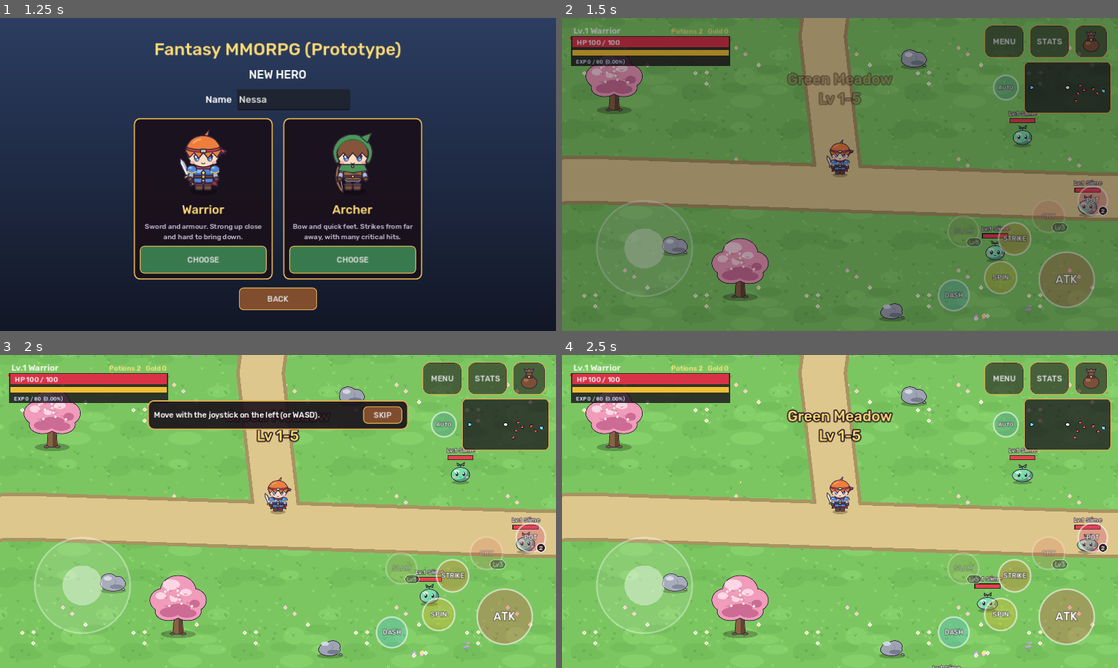
Above: before the commit, frames 1-4 (two rows, left to right).
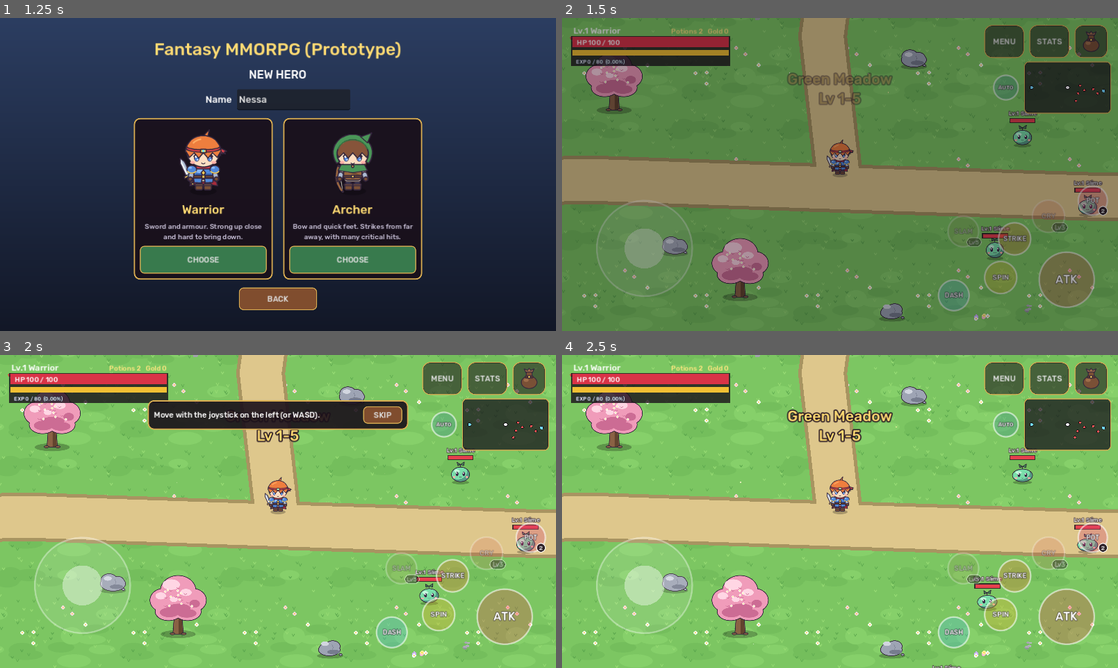
Above: after the commit, the same moments.

Repository: lepri17/fantasy-mmorpg
Game: Godot game, scene res://scenes/ui/character_select.tscn
Two runs of this game, one before a commit and one after it. Both use one fixed random seed, a clock stepped at 60 frames per second and the inputs below. Sound files missing from this copy of the repository are replaced by a short silence.
Inputs:
- Up to frame 1 (1.25 s): click "NEW HERO" at 0.5 s
- Up to frame 2 (1.5 s): click "CHOOSE" at 1.25 s
- Up to frame 3 (2 s): no input
- Up to frame 4 (2.5 s): click "SKIP" at 2 s

Frame 1 is identical in both runs. In frame 2, 0.2% of the frame differs, in the area x 76-96%, y 34-78%; in frame 3, 0.2%; in frame 4, 0.2%, in the area x 74-97%, y 34-83%.

Commit message:
Livelier monsters: hop, lean, breathe, squash and lunge
slime.gd _animate_body, for every monster: a squash-and-stretch hop while
walking, leaning the way it goes; slow breathing while standing; a squash
when hit; a short lunge at the target when attacking. Done through the
sprite's offset, so it does not fight lift() and hover. 545 checks passed.

Co-Authored-By: Claude Opus 5.5 <noreply@anthropic.com>
Claude-Session: https://claude.ai/code/session_017mrmjVddk55zTg5TUzkK7p

Diff:
--- a/client/scripts/enemies/slime.gd
+++ b/client/scripts/enemies/slime.gd
@@ -125,6 +125,12 @@
 var _dig_left: float = 0.0
 var _hover_time: float = 0.0
 var _sprite_y: float = 0.0
+## Lively motion (_animate_body): the sprite's own offset, the hop and lean
+## clock, a squash from a hit and a lunge from an attack, both fading out.
+var _sprite_offset: Vector2 = Vector2.ZERO
+var _bounce_time: float = 0.0
+var _squash: float = 0.0
+var _lunge: Vector2 = Vector2.ZERO
 
 @onready var _sprite: AnimatedSprite2D = $Sprite
 @onready var _collision: CollisionShape2D = $Collision
@@ -152,6 +158,7 @@
 	_wander_target = global_position
 	_sprite.modulate = tint
 	_sprite_y = _sprite.position.y
+	_sprite_offset = _sprite.offset
 	_hp_bar.set_label("Lv.%d %s" % [level, display_name])
 	_hp_bar.set_values(hp, max_hp)
 	_sprite.play("idle")
@@ -200,6 +207,30 @@
 
 	velocity = movement + _knockback
 	move_and_slide()
+	if not stunned:
+		_animate_body(delta, movement)
+
+
+## MapleStory-like life: a squash-and-stretch hop while it walks, leaning the
+## way it goes; slow breathing while it stands; squashed for a moment when hit;
+## a short lunge at the target when it attacks.
+func _animate_body(delta: float, movement: Vector2) -> void:
+	var moving: bool = movement.length() > 5.0
+	_bounce_time += delta * (10.0 if moving else 2.4)
+	var hop: float = 0.0
+	var stretch: float = sin(_bounce_time) * 0.025
+	if moving:
+		var step: float = absf(sin(_bounce_time))
+		hop = step * 5.0
+		stretch = (step - 0.5) * 0.12
+	_squash = move_toward(_squash, 0.0, delta * 1.4)
+	stretch -= _squash
+	_sprite.scale = _sprite_scale * Vector2(1.0 - stretch, 1.0 + stretch)
+	var lean: float = clampf(movement.x / 900.0, -0.12, 0.12) if moving else 0.0
+	_sprite.rotation = lerp_angle(_sprite.rotation, lean, minf(1.0, delta * 8.0))
+	_lunge = _lunge.move_toward(Vector2.ZERO, delta * 90.0)
+	var shift: Vector2 = Vector2(_lunge.x, _lunge.y - hop) / maxf(0.01, _sprite_scale.y)
+	_sprite.offset = _sprite_offset + shift
 
 
 ## Called by the warrior's attacks, after miss / crit / defense were worked out
@@ -213,6 +244,7 @@
 ) -> void:
 	if is_dead:
 		return
+	_squash = 0.16  # it squashes under the blow (_animate_body)
 	if moves != null:
 		amount = moves.damage_taken(amount)  # less while it hides in its shell
 	hp = maxi(hp - amount, 0)
@@ -354,6 +386,7 @@
 
 func _attack(target: Node2D) -> void:
 	_attack_ready_in = attack_cooldown
+	_lunge = (target.global_position - global_position).normalized() * 9.0
 	_attack_count += 1
 	_sprite.play("attack")
 	if not special.is_empty() and _attack_count % int(special["every"]) == 0:
Not shown, changed: docs/PROJECT_CONTEXT.md
